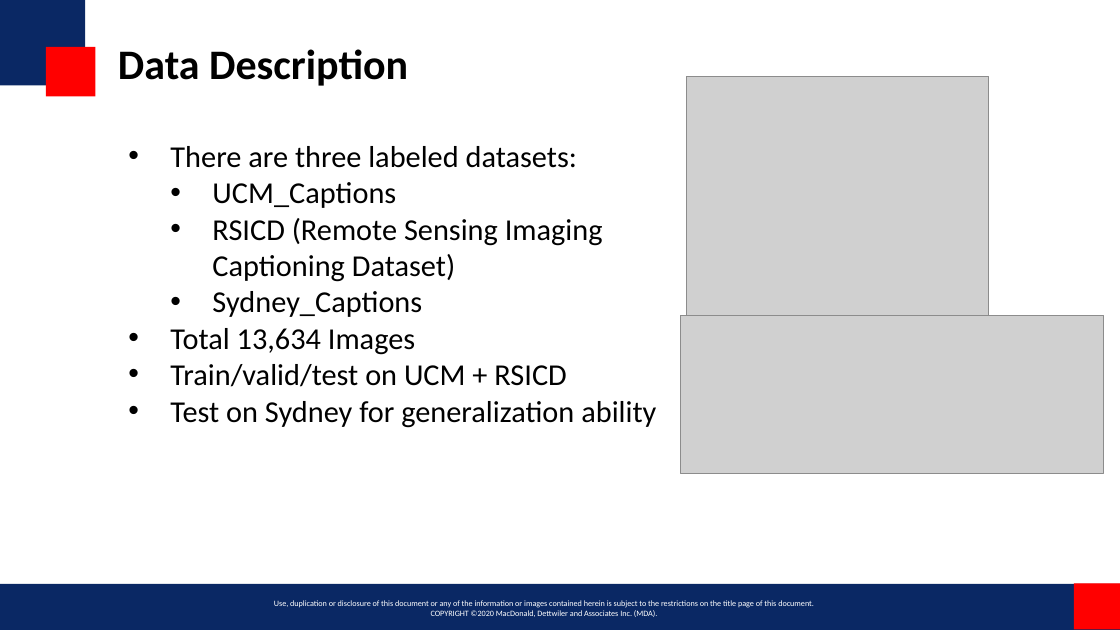
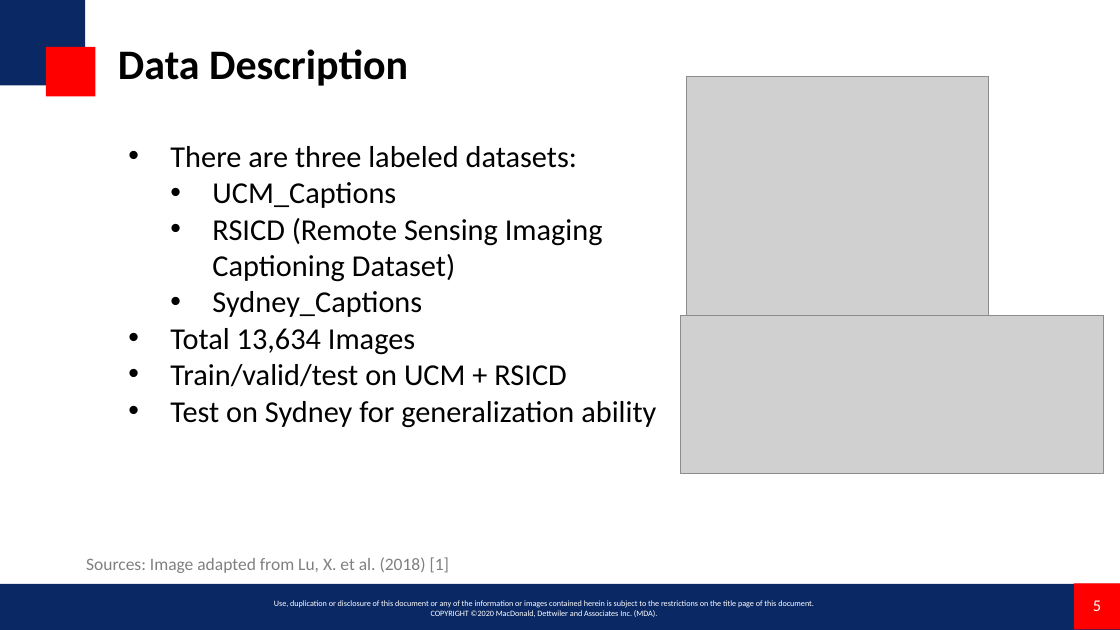
Before and after one commit to miketianchen/MDA_image_captioning, a slide deck: slide 5 of docs/final_presentation.pptx. Drawn at 1120x630 pixels with LibreOffice and Linux fonts; fonts in the diff are those of the drawing; grey boxes stand for pictures; background and template pictures are left out. Boxes give left, top, right and bottom in pixels: in the first picture for what was removed or moved away, otherwise in the second. Text is boxed around its words. In the diff, an @@ line names an element or a change of style, - is before the commit and + after.

```diff
--- a/docs/final_presentation.pptx
+++ b/docs/final_presentation.pptx
@@ text added at bbox=[86, 557, 450, 573], 15 pt, text #808080 @@
+Sources: Image adapted from Lu, X. et al. (2018) [1]
@@ page number added at bbox=[1093, 600, 1101, 611], 14 pt, text #FFFFFF @@
+5
```
Also in this commit, not shown: 25 other slides changed, 1 slide added.
